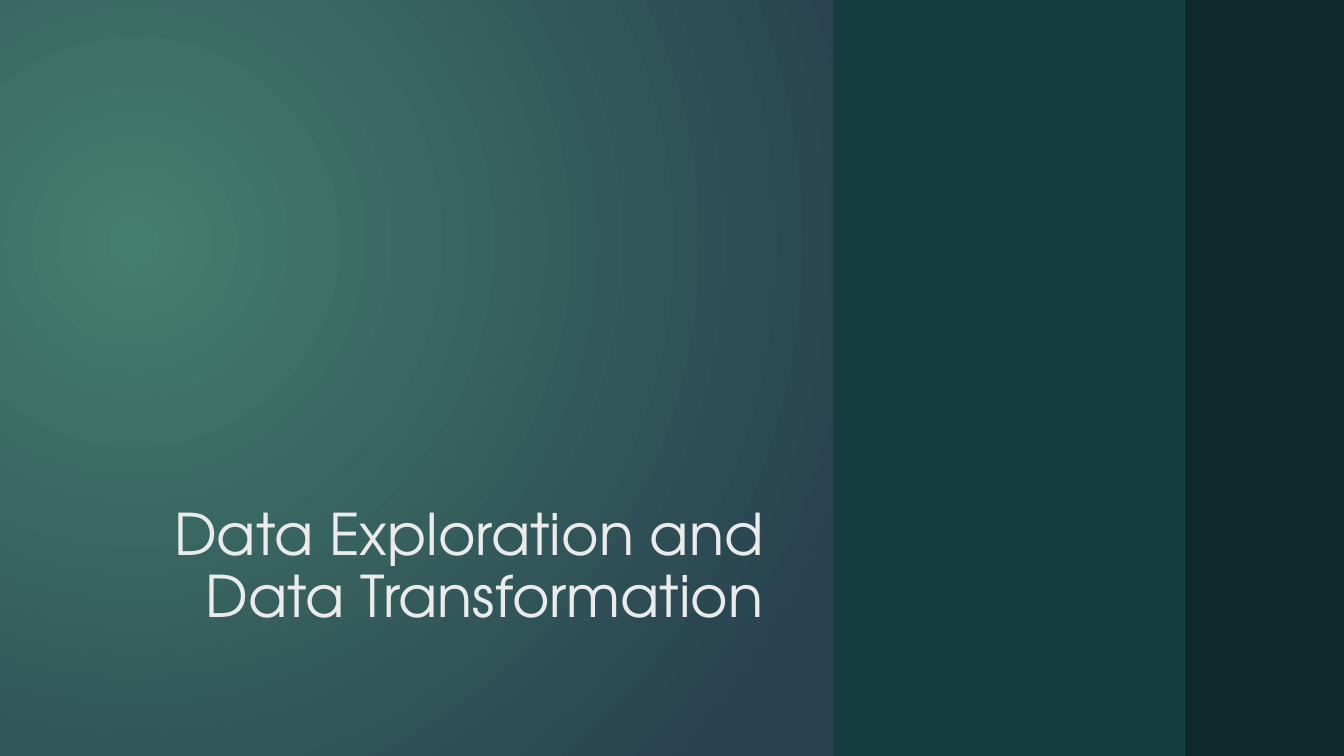
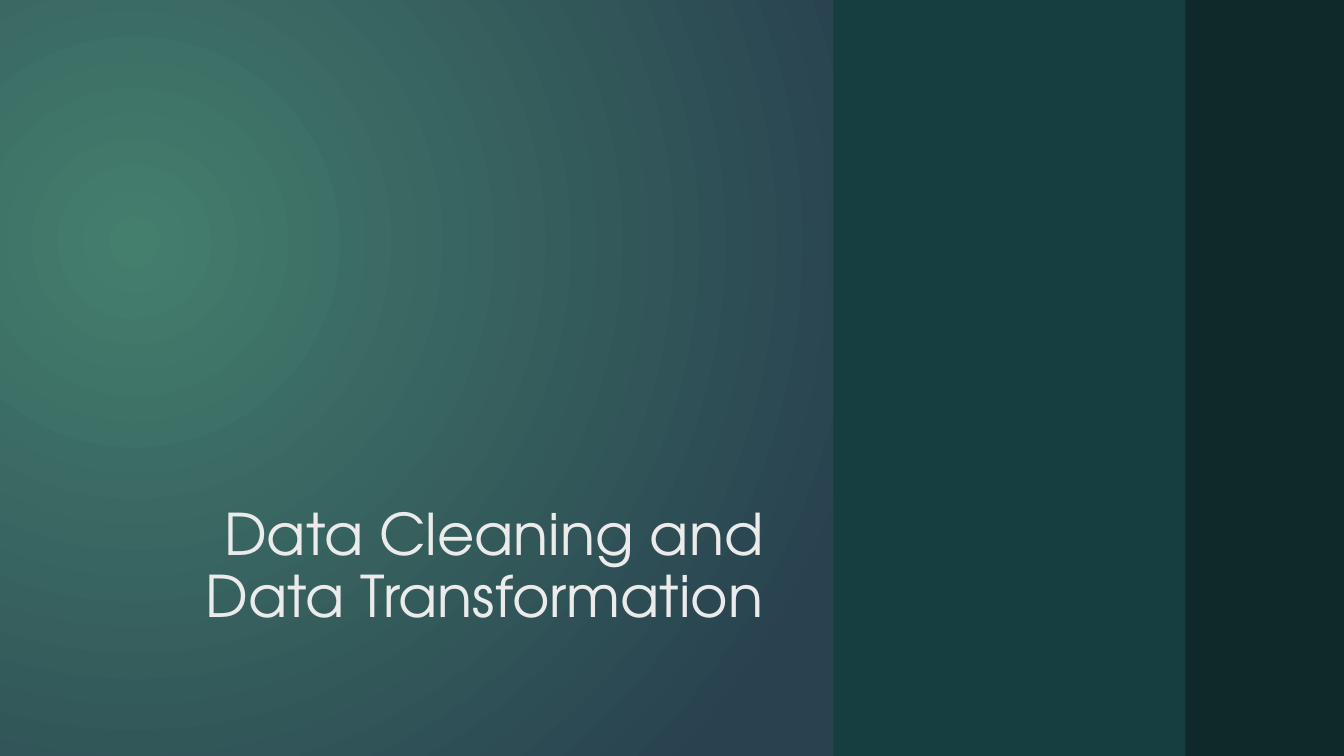
Before and after one commit to asthaa29/lendingcasestudy, a slide deck: slide 5 of EDA Case Study.pptx. Drawn at 1344x756 pixels with LibreOffice and Linux fonts; fonts in the diff are those of the drawing; grey boxes stand for pictures; background and template pictures are left out. Boxes give left, top, right and bottom in pixels: in the first picture for what was removed or moved away, otherwise in the second. Text is boxed around its words. In the diff, an @@ line names an element or a change of style, - is before the commit and + after.

```diff
--- a/EDA Case Study.pptx
+++ b/EDA Case Study.pptx
@@ title at (x1=206, y1=512, x2=764, y2=618): text changed @@
-Data Exploration and Data Transformation
+Data Cleaning and Data Transformation
```
Also in this commit, not shown: 11 other slides changed, 1 slide added, 5 slides removed.
